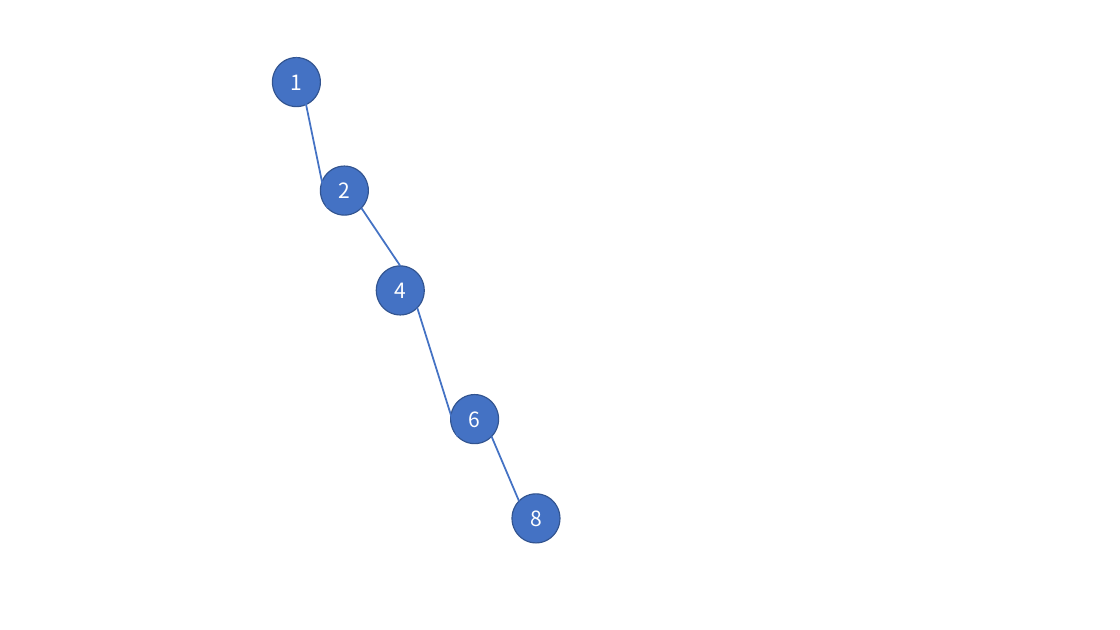
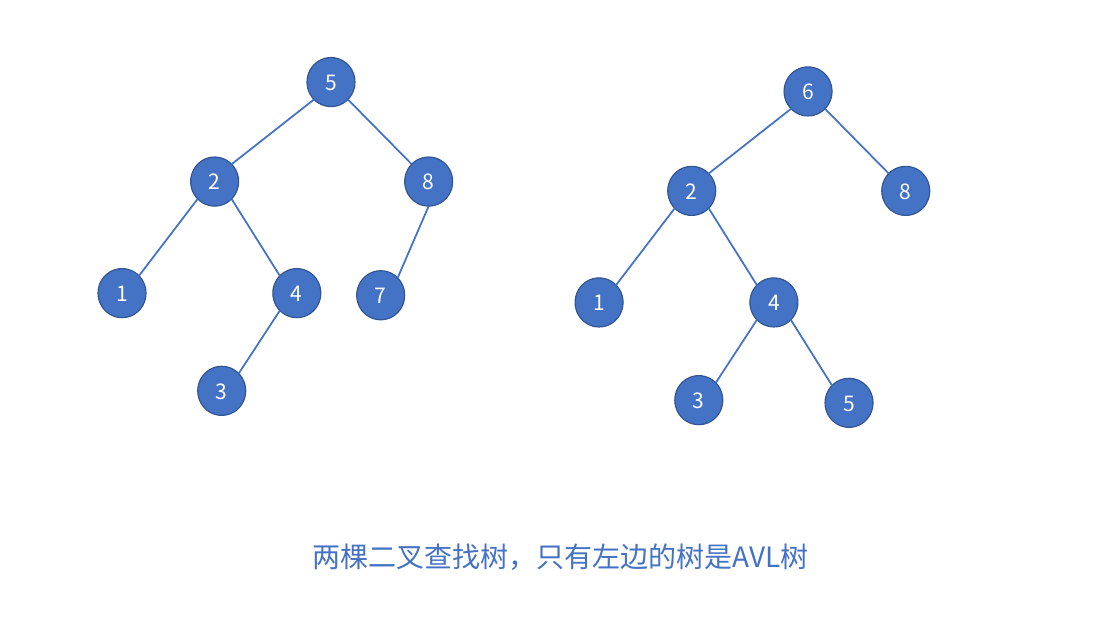
Before and after one commit to online-books/Data-Structures-and-Algorithm-Analysis-in-TS, a slide deck: slide 11 of Assets/visualization.pptx. Drawn at 1120x630 pixels with LibreOffice and Linux fonts; fonts in the diff are those of the drawing. Boxes give left, top, right and bottom in pixels: in the first picture for what was removed or moved away, otherwise in the second. Text is boxed around its words. In the diff, an @@ line names an element or a change of style, - is before the commit and + after.

```diff
--- a/Assets/visualization.pptx
+++ b/Assets/visualization.pptx
@@ ellipse added at <box>307,58,355,107</box>, fill #4472C4, outline #325491 1 pt, 18 pt, text #FFFFFF @@
+5
@@ ellipse "6": place and size @@
-ellipse "6" at <box>450,395,498,444</box>
+ellipse "6" at <box>784,67,832,116</box>
@@ line moved from (328, 208) - (297, 58) to (232, 165) - (314, 99) @@
@@ line moved from (361, 208) - (401, 266) to (348, 99) - (412, 165) @@
@@ line added from (709, 174) to (791, 109), #4472C4 1.5 pt @@
@@ line added from (825, 109) to (889, 174), #4472C4 1.5 pt @@
@@ ellipse "2": place and size @@
-ellipse "2" at <box>320,166,368,215</box>
+ellipse "2" at <box>191,157,239,206</box>
@@ ellipse "8": place and size @@
-ellipse "8" at <box>513,494,560,543</box>
+ellipse "8" at <box>405,157,453,206</box>
@@ ellipse added at <box>668,166,716,215</box>, fill #4472C4, outline #325491 1 pt, 18 pt, text #FFFFFF @@
+2
@@ ellipse added at <box>882,166,930,215</box>, fill #4472C4, outline #325491 1 pt, 18 pt, text #FFFFFF @@
+8
@@ line added from (197, 199) to (139, 276), #4472C4 1.5 pt @@
@@ line moved from (458, 437) - (418, 308) to (280, 276) - (232, 199) @@
@@ line added from (429, 206) to (397, 278), #4472C4 1.5 pt @@
@@ line added from (675, 208) to (616, 285), #4472C4 1.5 pt @@
@@ line added from (757, 285) to (709, 208), #4472C4 1.5 pt @@
@@ ellipse "1": place and size @@
-ellipse "1" at <box>272,58,320,107</box>
+ellipse "1" at <box>98,269,146,318</box>
@@ ellipse "4": place and size @@
-ellipse "4" at <box>376,266,424,315</box>
+ellipse "4" at <box>273,269,321,318</box>
@@ ellipse added at <box>357,271,405,319</box>, fill #4472C4, outline #325491 1 pt, 18 pt, text #FFFFFF @@
+7
@@ ellipse added at <box>576,278,623,327</box>, fill #4472C4, outline #325491 1 pt, 18 pt, text #FFFFFF @@
+1
@@ ellipse added at <box>750,278,798,327</box>, fill #4472C4, outline #325491 1 pt, 18 pt, text #FFFFFF @@
+4
@@ line moved from (492, 437) - (519, 502) to (280, 311) - (239, 374) @@
@@ line added from (757, 320) to (716, 383), #4472C4 1.5 pt @@
@@ line added from (833, 386) to (791, 320), #4472C4 1.5 pt @@
@@ ellipse added at <box>197,366,245,415</box>, fill #4472C4, outline #325491 1 pt, 18 pt, text #FFFFFF @@
+3
@@ ellipse added at <box>675,376,723,424</box>, fill #4472C4, outline #325491 1 pt, 18 pt, text #FFFFFF @@
+3
@@ ellipse added at <box>825,378,873,427</box>, fill #4472C4, outline #325491 1 pt, 18 pt, text #FFFFFF @@
+5
@@ text added at <box>313,543,809,570</box>, 24 pt, text #4472C4 @@
+两棵二叉查找树，只有左边的树是AVL树
```
Also in this commit, not shown: 3 slides added, 5 other files.
